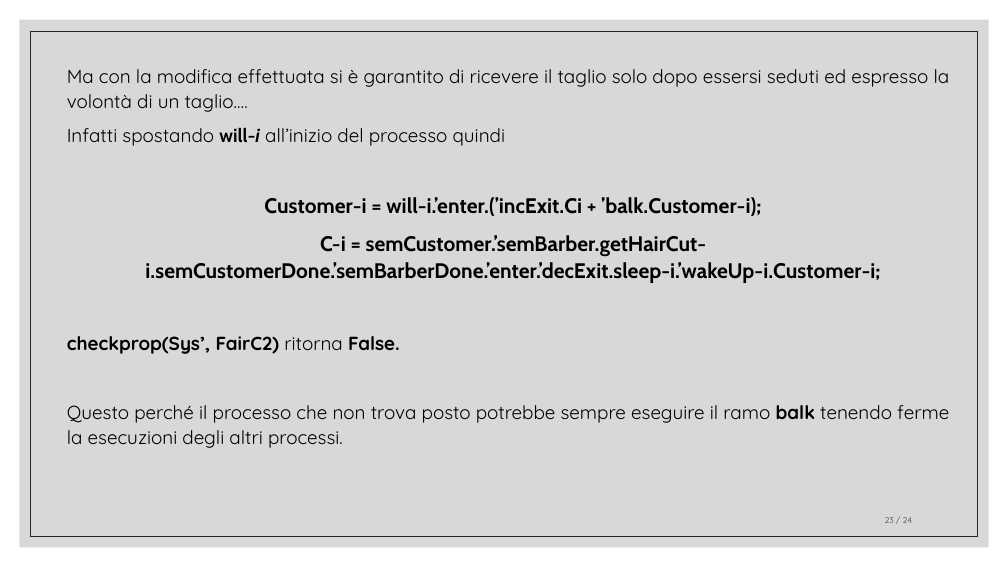
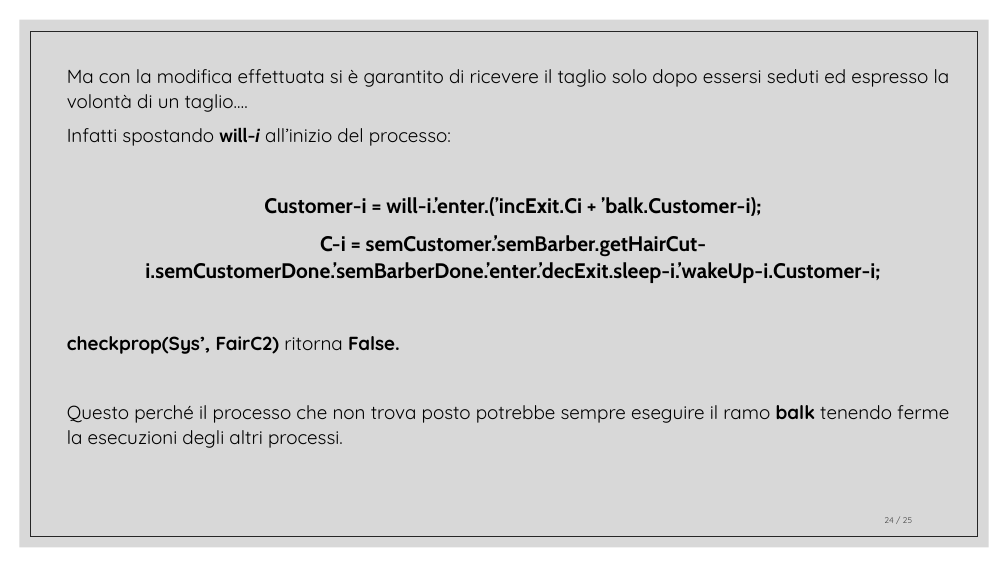
Before and after one commit to pheasant98/LGC---Esame, a slide deck: slide 24 of Barbershop presentazione.pptx (slide 23 before the commit). Drawn at 1008x567 pixels with LibreOffice and Linux fonts; fonts in the diff are those of the drawing. Boxes give left, top, right and bottom in pixels: in the first picture for what was removed or moved away, otherwise in the second. Text is boxed around its words. In the diff, an @@ line names an element or a change of style, - is before the commit and + after.

```diff
--- a/Barbershop presentazione.pptx
+++ b/Barbershop presentazione.pptx
@@ text at <box>67,128,451,146</box>: text changed @@
-Infatti spostando will-i all’inizio del processo quindi
+Infatti spostando will-i all’inizio del processo:
@@ page number at <box>884,517,912,523</box>: text changed @@
-23 / 24
+24 / 25
```
Also in this commit, not shown: 4 other slides changed, 1 slide added.
